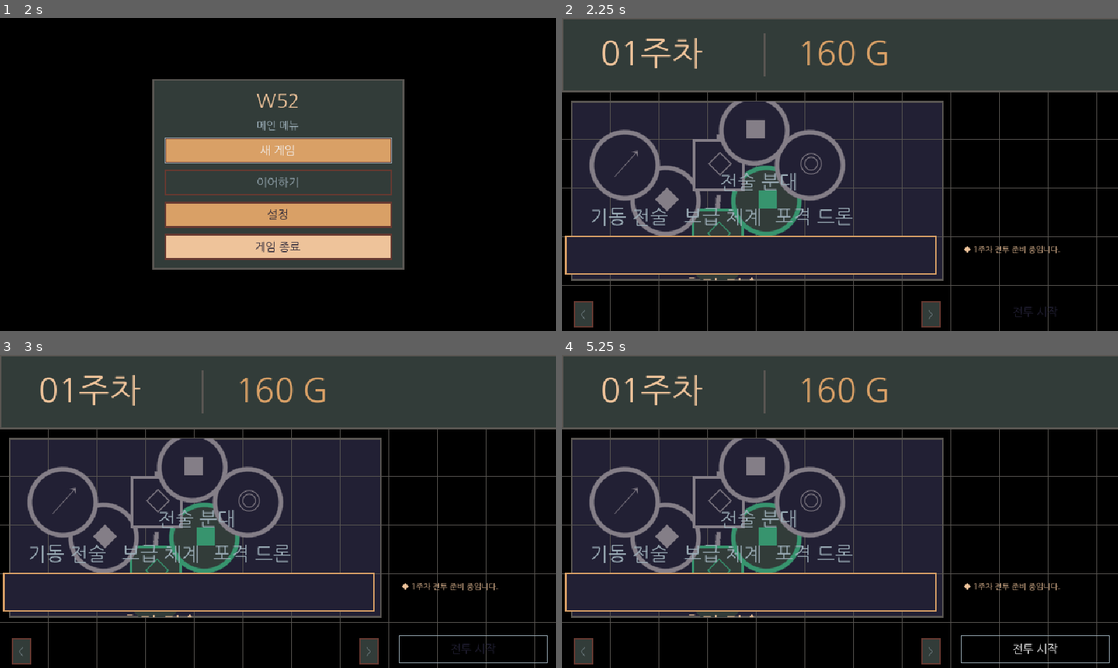
Above: before the commit, frames 1-4 (two rows, left to right).
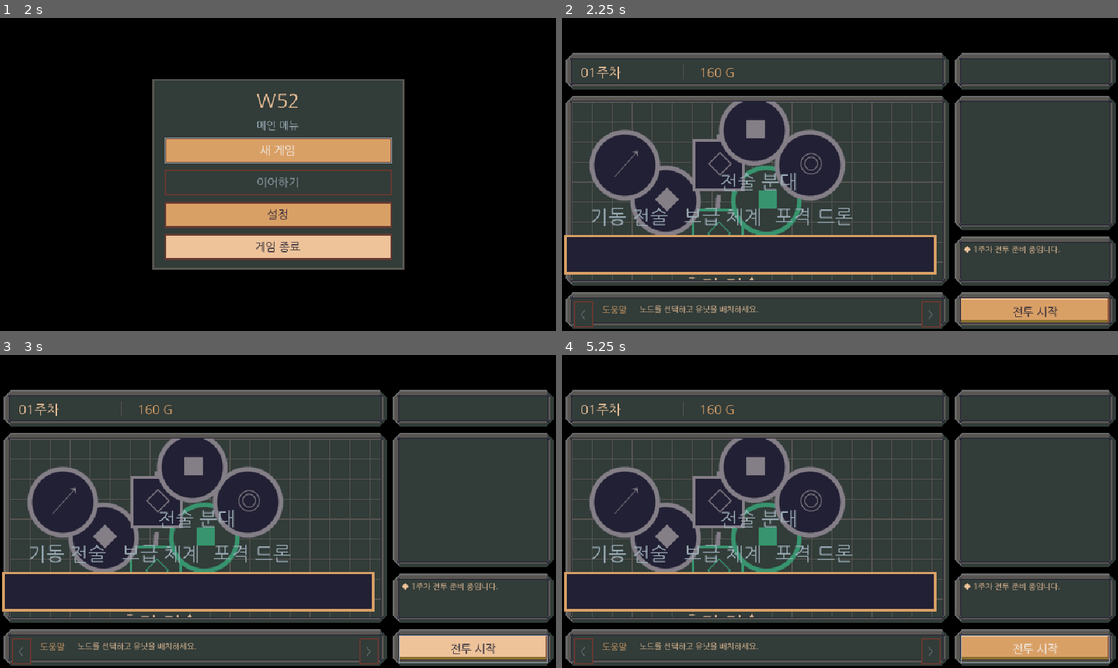
Above: after the commit, the same moments.

Repository: xcliming-svg/w52
Game: Godot game, scene res://main.tscn
The game is run twice, just before and just after one commit, with the same random seed, the same clock (stepped at 60 frames per second) and the same inputs.
Inputs (mouse positions are in pixels of both pictures, inside the frame that each line leads up to):
- Up to frame 1 (2 s): tap Enter at 0.5 s; move the mouse to (400, 158) at 0.52 s; click (400, 158) at 0.67 s; tap Space at 0.77, 1.25 s; drag from (166, 190) to (250, 237) at 1.27 s
- Up to frame 2 (2.25 s): click "새 게임" at 2 s
- Up to frame 3 (3 s): click "전투 시작" at 2.75 s
- Up to frame 4 (5.25 s): click "전투 시작" at 3.5 s; click "전투 시작" at 4.25 s; tap Enter at 5 s; move the mouse to (840, 511) at 5.02 s; click (840, 511) at 5.17 s

Frame 1 is identical in both runs. In frame 2, 64% of the frame differs, in the area x 0-100%, y 0-100%; in frame 3, 64%; in frame 4, 64%.

Commit message:
feat(ui): paint seven DB32 bevel frames, 28 pixel screws and empty R1

Diff:
--- a/scripts/game.gd
+++ b/scripts/game.gd
@@ -562,17 +562,14 @@
     _queue_ui_redraw()
 
 func _text(value: String, p: Vector2, font_size: int, color: Color = UI.TEXT) -> void:
-    draw_string(FONT, p + Vector2(0, font_size), value, HORIZONTAL_ALIGNMENT_LEFT, -1, font_size, color)
-
+    draw_string(FONT, p.round() + Vector2(0, font_size), value, HORIZONTAL_ALIGNMENT_LEFT, -1, font_size, color)
 
 func _layer_text(surface: Control, value: String, p: Vector2, font_size: int, color: Color = UI.TEXT) -> void:
-    surface.draw_string(FONT, p + Vector2(0, font_size), value, HORIZONTAL_ALIGNMENT_LEFT, -1, font_size, color)
-
+    surface.draw_string(FONT, p.round() + Vector2(0, font_size), value, HORIZONTAL_ALIGNMENT_LEFT, -1, font_size, color)
 
 func _layer_box(surface: Control, rect: Rect2, fill: Color, border: Color = UI.BORDER) -> void:
     surface.draw_rect(rect, fill)
-    surface.draw_rect(rect, border, false, 2.0)
-
+    surface.draw_rect(rect, border, false, 3.0, false)
 
 func _queue_ui_redraw() -> void:
     queue_redraw()
@@ -585,36 +582,82 @@
 
 
 func _box(rect: Rect2, fill: Color, border: Color = UI.BORDER) -> void:
-    draw_rect(rect, fill)
-    draw_rect(rect, border, false, 2.0)
+    draw_rect(rect, border)
+    draw_rect(rect.grow(-1.0), fill)
+
+# Each beveled layer is a run of integer pixels. No subpixel edges or antialiasing.
+func _frame_layer(frame: Rect2i, inset: int, fill: Color, lit: Color, shade: Color) -> void:
+    var a := frame.position + Vector2i(inset, inset)
+    var e := frame.end - Vector2i(inset, inset)
+    var cut := maxi(0, 8 - inset)
+    for y in range(a.y, e.y):
+        var from_corner := mini(y - a.y, e.y - 1 - y)
+        var clip_left := maxi(0, cut - from_corner)
+        var x0 := a.x + clip_left
+        var x1 := e.x - clip_left
+        if x1 <= x0:
+            continue
+        draw_rect(Rect2(x0, y, x1 - x0, 1), fill)
+        if y - a.y < 2:
+            draw_rect(Rect2(x0, y, x1 - x0, 1), lit)
+        elif e.y - 1 - y < 2:
+            draw_rect(Rect2(x0, y, x1 - x0, 1), shade)
+        else:
+            draw_rect(Rect2(x0, y, mini(2, x1 - x0), 1), lit)
+            draw_rect(Rect2(x1 - mini(2, x1 - x0), y, mini(2, x1 - x0), 1), shade)
+
+
+func _draw_screw(top_left: Vector2i) -> void:
+    # The 3x3 footprint is centered at x+6.5, y+6.5 from the outer corner.
+    draw_rect(Rect2(Vector2(top_left), Vector2(3, 3)), UI.EDGE_DARK)
+    draw_rect(Rect2(Vector2(top_left + Vector2i(1, 0)), Vector2.ONE), UI.METAL_LIGHT)
+    draw_rect(Rect2(Vector2(top_left + Vector2i(1, 1)), Vector2.ONE), UI.METAL_MID)
+
+
+func _draw_frame(panel_id: String) -> void:
+    var f := UI.frame_rect(panel_id)
+    _frame_layer(f, 0, UI.METAL_MID, UI.METAL_LIGHT, UI.METAL_DARK)
+    _frame_layer(f, 2, UI.METAL_MID, UI.METAL_MID, UI.METAL_DARK)
+    _frame_layer(f, 6, UI.EDGE_DARK, UI.EDGE_DARK, UI.EDGE_DARK)
+    _frame_layer(f, 7, UI.PANEL, UI.PANEL, UI.PANEL)
+    _draw_screw(f.position + Vector2i(5, 5))
+    _draw_screw(Vector2i(f.end.x - 8, f.position.y + 5))
+    _draw_screw(Vector2i(f.position.x + 5, f.end.y - 8))
+    _draw_screw(f.end - Vector2i(8, 8))
+
+
+func _draw_action_background() -> void:
+    var rect := UI.content_rect("R4")
+    var disabled := battle_button.disabled
+    var fill := UI.PANEL if disabled else (UI.PRIMARY_HOVER if battle_button.is_hovered() else UI.GOLD)
+    if battle_button.button_pressed and not disabled:
+        fill = UI.BUTTON_SHADE
+    draw_rect(Rect2(rect), fill)
+    draw_rect(Rect2(rect.position.x, rect.position.y, rect.size.x, 2), UI.METAL_LIGHT if disabled else UI.TEXT)
+    draw_rect(Rect2(rect.position.x, rect.end.y - 3, rect.size.x, 3), UI.BUTTON_SHADE)
+    draw_rect(Rect2(rect.end.x - 2, rect.position.y, 2, rect.size.y), UI.BUTTON_EDGE)
+    draw_rect(Rect2(rect.end.x - 1, rect.end.y - 2, 1, 2), UI.BUTTON_DARK)
 
 
 func _draw() -> void:
-    # Fixed HUD background is drawn at the root; TreeArt renders in a clipped
-    # child Control and can never paint into the battlefield or other panels.
-    draw_rect(Rect2(0, 0, 1920, 1080), UI.BACKGROUND)
-    _box(TREE_RECT, UI.GAME_BACKGROUND)
-    for x in range(0, 1376, 56):
-        draw_line(Vector2(x, 84), Vector2(x, 976), UI.GRID, 1.0)
-    for y in range(84, 976, 56):
-        draw_line(Vector2(0, y), Vector2(1376, y), UI.GRID, 1.0)
-    _box(Rect2(0, 0, 1376, 84), UI.HEADER)
-    _box(Rect2(1376, 0, 544, 84), UI.HEADER)
-    _box(Rect2(0, 976, 1376, 104), UI.PANEL)
-    _box(Rect2(1376, 84, 544, 652), UI.GAME_BACKGROUND)
-    _box(Rect2(1376, 736, 544, 240), UI.PANEL)
-    _box(Rect2(1376, 976, 544, 104), UI.PANEL)
-    _text("%02d주차" % week, Vector2(44, 16), 38)
-    draw_line(Vector2(233, 17), Vector2(233, 67), UI.BORDER, 2)
-    _text("%s G" % _group_digits(g), Vector2(271, 17), 37, UI.GOLD)
-    var secs := int(battle_seconds)
-    _text("%02d:%02d" % [secs / 60, secs % 60], Vector2(1410, 16), 36)
+    # y=0..35 remains fully black: no title, frame, or decoration.
+    draw_rect(Rect2(Vector2.ZERO, Vector2(UI.DESIGN_SIZE)), UI.BACKGROUND)
+    for panel_id in ["L1", "L2", "L3", "R1", "R2", "R3", "R4"]:
+        _draw_frame(panel_id)
+    # The tree grid and art both remain inside the frame's content rectangle.
+    for x in range(int(TREE_RECT.position.x), int(TREE_RECT.end.x), 23):
+        draw_rect(Rect2(x, TREE_RECT.position.y, 1, TREE_RECT.size.y), UI.GRID)
+    for y in range(int(TREE_RECT.position.y), int(TREE_RECT.end.y), 23):
+        draw_rect(Rect2(TREE_RECT.position.x, y, TREE_RECT.size.x, 1), UI.GRID)
+    var header := UI.content_rect("L1")
+    _text("%02d주차" % week, Vector2(header.position + Vector2i(10, 6)), 15)
+    draw_rect(Rect2(header.position.x + 128, header.position.y + 6, 1, 17), UI.METAL_MID)
+    _text("%s G" % _group_digits(g), Vector2(header.position + Vector2i(147, 7)), 14, UI.GOLD)
     _draw_field()
-    _text("전투 정보", Vector2(1400, 747), 28)
-    draw_line(Vector2(1400, 790), Vector2(1896, 790), UI.BORDER, 2)
-    _text("도움말", Vector2(115, 992), 23, UI.GOLD)
-    _text(_help_text(), Vector2(240, 992), 25)
-
+    var help := UI.content_rect("L3")
+    _text("도움말", Vector2(help.position + Vector2i(35, 7)), 10, UI.GOLD)
+    _text(_help_text(), Vector2(help.position + Vector2i(78, 7)), 9)
+    _draw_action_background()
 
 func _group_digits(value: int) -> String:
     var s := str(value)
